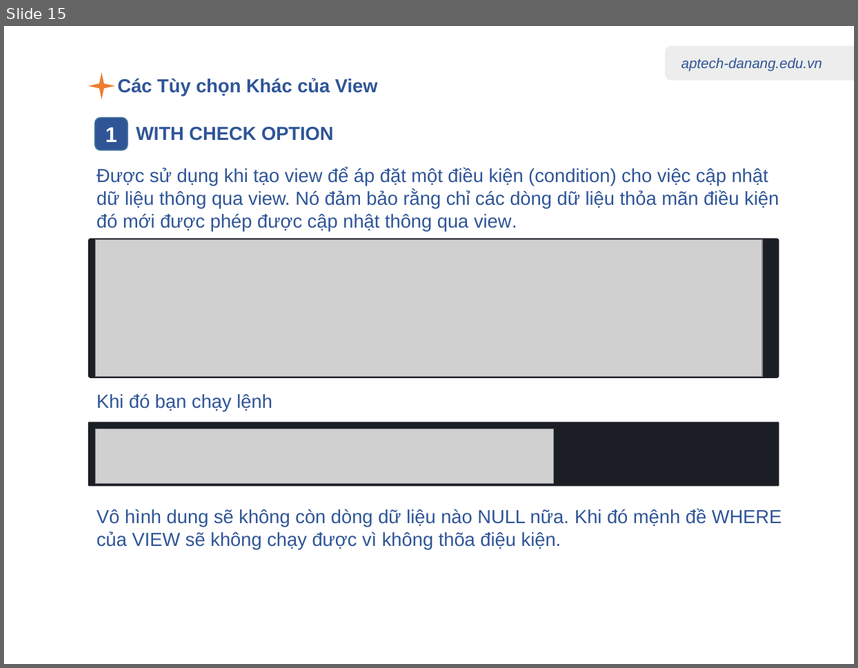
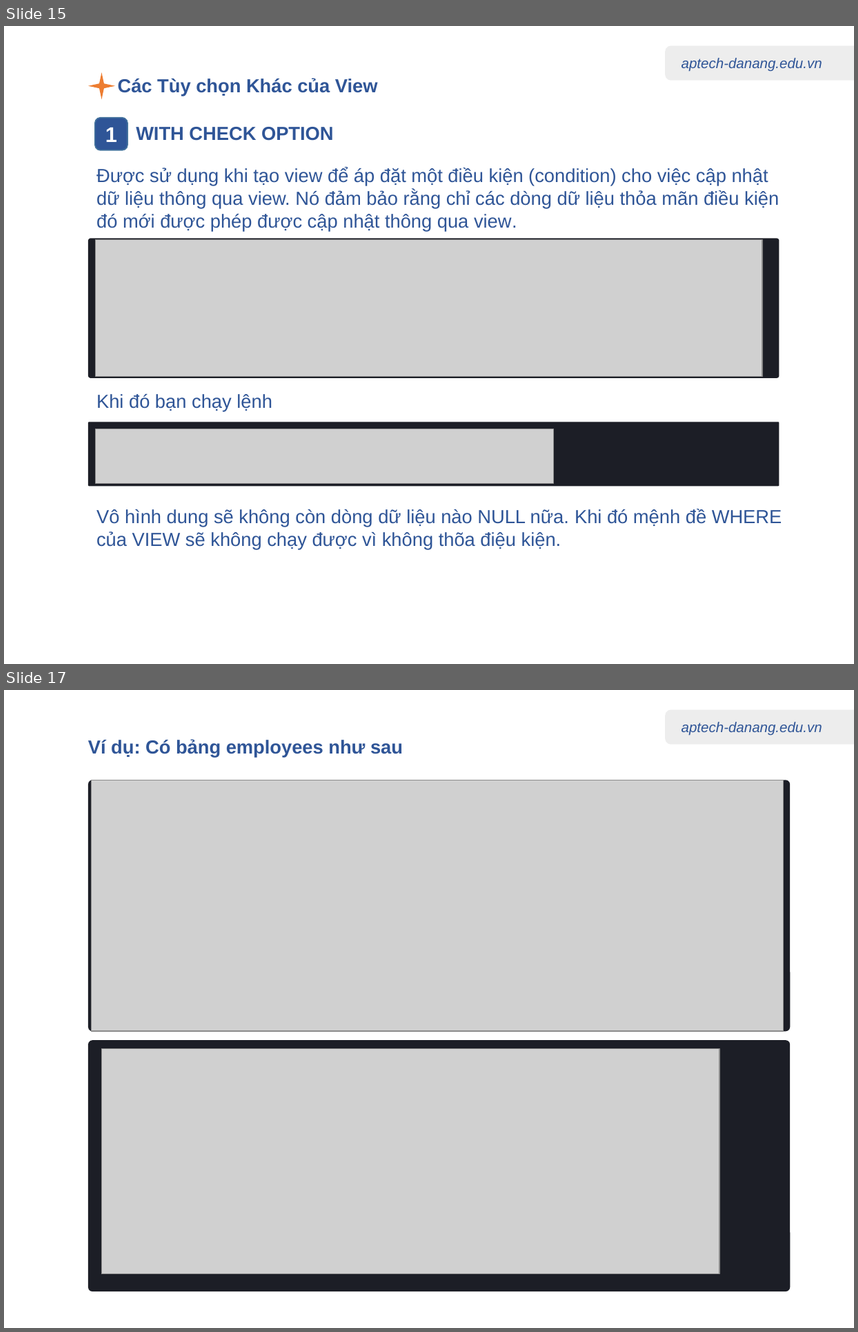
Before and after one commit to nhannn87dn/Learn-PostgreSQL, a slide deck: 01.Lessions/09-Stored-procedures-Triggers-Views/09-Stored-procedures-Triggers-Views.pptx. Shown one above the other, each under a label of ours: slide 15 before the commit, slides 15 and 17 after it; the slides between them are not shown. The pictures are 858x668 and 858x1332 pixels, drawn with LibreOffice and Linux fonts; fonts in the diff are those of the drawing; grey boxes stand for pictures. Boxes give left, top, right and bottom in pixels: in the first picture for what was removed or moved away, otherwise in the second. Text is boxed around its words. In the diff, an @@ line names an element or a change of style, - is before the commit and + after.

```diff
--- a/01.Lessions/09-Stored-procedures-Triggers-Views/09-Stored-procedures-Triggers-Views.pptx
+++ b/01.Lessions/09-Stored-procedures-Triggers-Views/09-Stored-procedures-Triggers-Views.pptx
@@ slide 17 added at [4, 690, 854, 1328], background #FFFFFF; not listed: 2 template elements that a slide beside it also shows @@
@@ text added at [88, 739, 403, 758], 16 pt, text #2F5597, bold @@
+Ví dụ: Có bảng employees như sau
@@ rounded rectangle added at [88, 780, 791, 1031], fill #1C1E26 @@
@@ picture added at [92, 780, 784, 1031] @@
@@ rounded rectangle added at [88, 1041, 791, 1291], fill #1C1E26 @@
@@ picture added at [102, 1049, 720, 1274] @@
```
Also in this commit, not shown: 2 slides changed, 2 other slides added, 6 other files.
